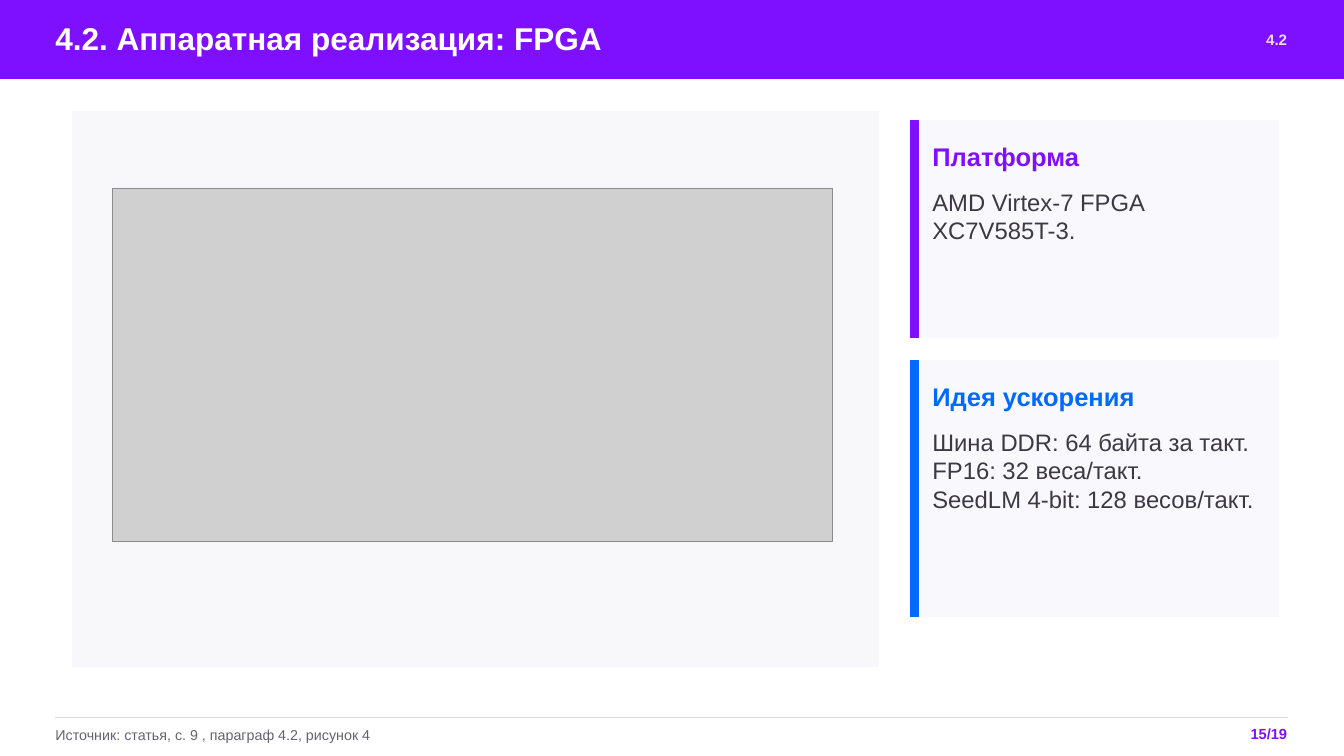
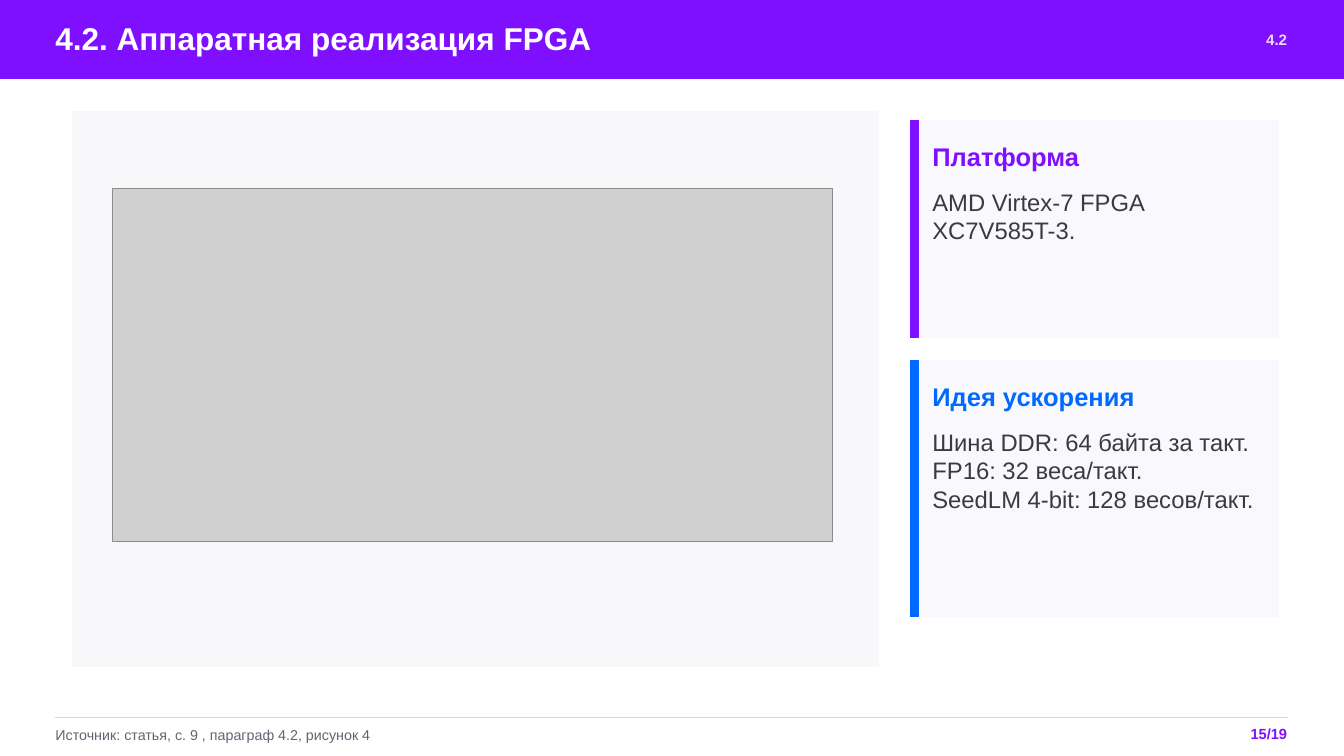
Before and after one commit to MyasnikovNA/SeedLM-Reproduction, a slide deck: slide 15 of SeedLMPresentation.pptx. Drawn at 1344x756 pixels with LibreOffice and Linux fonts; fonts in the diff are those of the drawing; grey boxes stand for pictures. Boxes give left, top, right and bottom in pixels: in the first picture for what was removed or moved away, otherwise in the second. Text is boxed around its words. In the diff, an @@ line names an element or a change of style, - is before the commit and + after.

```diff
--- a/SeedLMPresentation.pptx
+++ b/SeedLMPresentation.pptx
@@ text at (55,28,592,56): text changed @@
-4.2. Аппаратная реализация: FPGA
+4.2. Аппаратная реализация FPGA
```
Also in this commit, not shown: 2 other slides changed.
